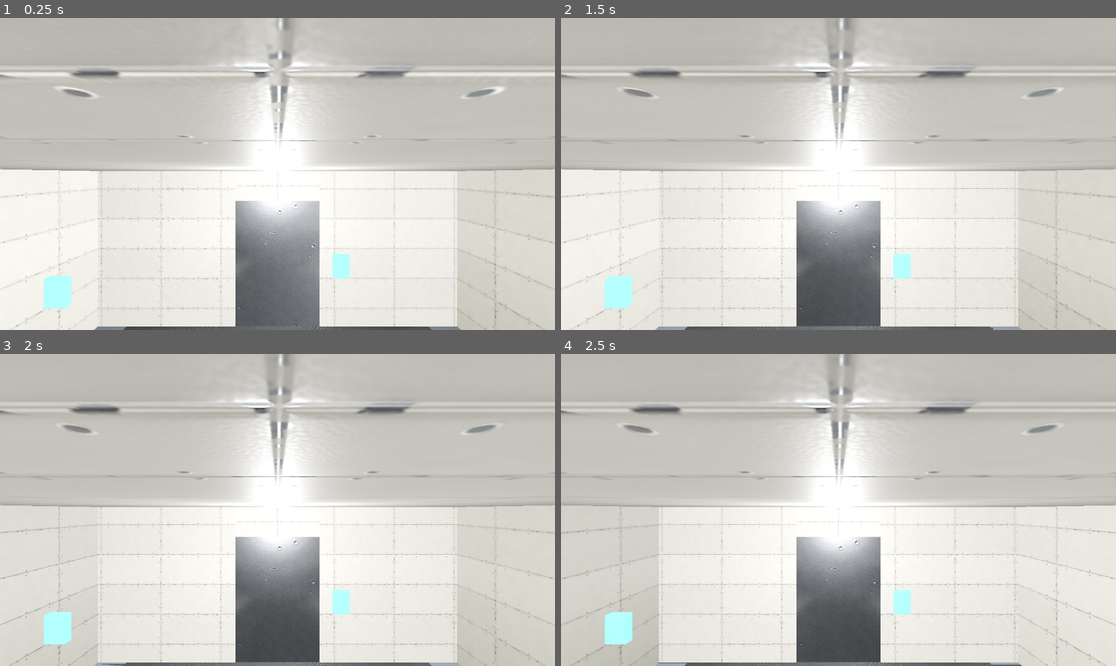
Above: before the commit, frames 1-4 (two rows, left to right).
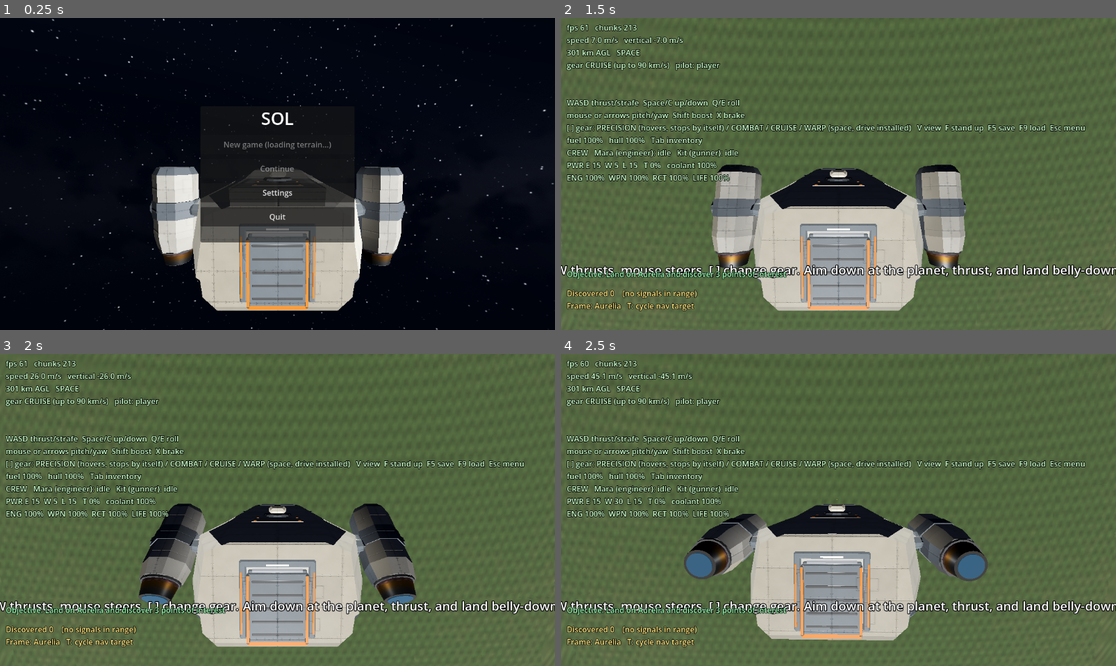
Above: after the commit, the same moments.

Repository: dryweather-2544/Sol
Game: Godot game, scene res://scenes/main.tscn
Two runs of this game, one before a commit and one after it. Both use one fixed random seed, a clock stepped at 60 frames per second and the inputs below.
Inputs (mouse positions are in pixels of both pictures, inside the frame that each line leads up to):
- Up to frame 1 (0.25 s): no input
- Up to frame 2 (1.5 s): tap Enter at 0.5 s; move the mouse to (960, 158) at 0.52 s; hold E (roll_right) 0.53-1.25 s; hold Shift (boost) 0.53-1.25 s; click (960, 158) at 0.67 s; click (838, 145) at 1.25 s, where only the run after the commit has a clickable "New game"
- Up to frame 3 (2 s): no input
- Up to frame 4 (2.5 s): drag from (727, 525) to (810, 572) at 2.02 s

The runs differ from the first frame. In frame 1, 98% of the frame differs, in the area x 0-100%, y 0-100%; in frame 2, 98%; in frame 3, 99%; in frame 4, 99%.
Error before the commit: Parse Error: Cannot infer the type of "world_position" variable because the value doesn't have a set type. (res://src/debug/debug_overlay.gd:202)

Commit message:
N13: fix HUD target-bracket scope and prompt sizing
- Move the objective/prompt layout back into the Rodina HUD function and type the projected target coordinates so the main scene compiles and runs.
- Restore debug-view prompt typography when leaving the Rodina HUD; reduce the in-flight prompt size.
- Record the successful synthetic impact signal probe and its inconclusive visual capture.

Diff:
--- a/src/debug/debug_overlay.gd
+++ b/src/debug/debug_overlay.gd
@@ -166,6 +166,9 @@
 	_telemetry_label.visible = false
 	_reticle.visible = false
 	_weapon_label.visible = false
+	_prompt_label.add_theme_font_size_override("font_size", 26)
+	_prompt_label.add_theme_constant_override("outline_size", 6)
+	_prompt_label.add_theme_color_override("font_color", Color.WHITE)
 
 
 func _update_rodina_hud() -> void:
@@ -189,6 +192,13 @@
 	_reticle.position = viewport * 0.5 - _reticle.size * 0.5
 	_weapon_label.text = "HULL BLASTER\nREADY"
 	_weapon_label.position = Vector2(viewport.x - _weapon_label.size.x - 16.0, 16.0)
+	_objective_label.add_theme_color_override("font_color", Color(0.5, 0.8, 0.9))
+	_objective_label.add_theme_font_size_override("font_size", 14)
+	_objective_label.position = Vector2(14, viewport.y - 64.0)
+	_prompt_label.add_theme_font_size_override("font_size", 18)
+	_prompt_label.add_theme_constant_override("outline_size", 4)
+	_prompt_label.add_theme_color_override("font_color", Color(0.75, 0.92, 1.0))
+	_prompt_label.position.y = viewport.y - 120.0
 	_update_target_brackets()
 
 
@@ -199,19 +209,15 @@
 		for target in session.enemy_targets:
 			if target == null or not target.is_alive() or target.team_id() == ship.team_id:
 				continue
-			var world_position := target.combat_position()
+			var world_position: WorldPos = target.combat_position()
 			if world_position == null:
 				continue
-			var local := world_position.to_local_vector3(ship.render_origin)
+			var local: Vector3 = world_position.to_local_vector3(ship.render_origin)
 			var world := ship.to_global(local)
 			if camera.is_position_behind(world):
 				continue
 			_reticle.target_positions.append(camera.unproject_position(world))
 	_reticle.queue_redraw()
-	_objective_label.add_theme_color_override("font_color", Color(0.5, 0.8, 0.9))
-	_objective_label.add_theme_font_size_override("font_size", 14)
-	_objective_label.position = Vector2(14, viewport.y - 64.0)
-	_prompt_label.position.y = viewport.y - 150.0
 
 
 func _power_text() -> String:
Not shown, changed: docs/VISUAL_FIDELITY_REVIEWS.md
